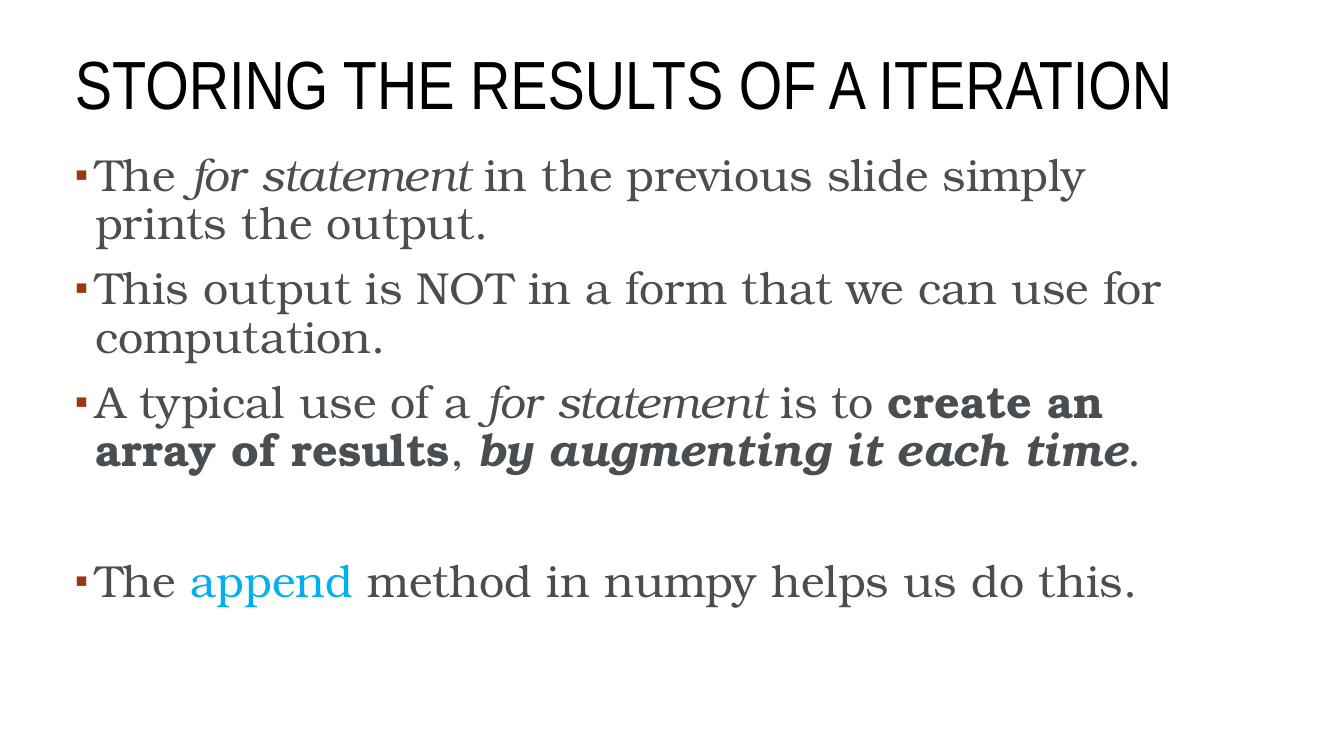
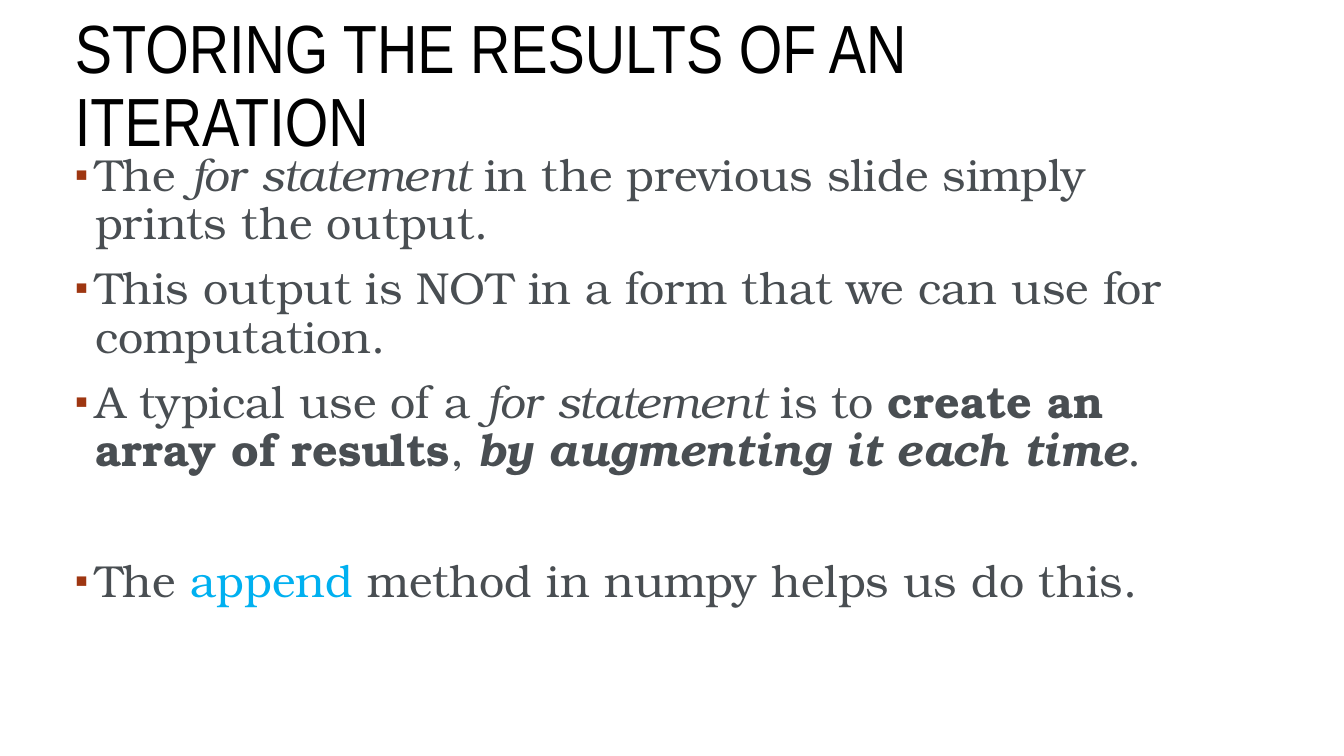
Before and after one commit to blprickett/current-Ling190D, a slide deck: slide 20 of module5/5-slides.pptx. Drawn at 1344x756 pixels with LibreOffice and Linux fonts; fonts in the diff are those of the drawing; background and template pictures are left out. Boxes give left, top, right and bottom in pixels: in the first picture for what was removed or moved away, otherwise in the second. Text is boxed around its words. In the diff, an @@ line names an element or a change of style, - is before the commit and + after.

```diff
--- a/module5/5-slides.pptx
+++ b/module5/5-slides.pptx
@@ title at box(75, 25, 906, 159): text changed @@
-STORING THE RESULTS OF A ITERATION
+STORING THE RESULTS OF AN ITERATION
```
Also in this commit, not shown: 2 other slides changed.
